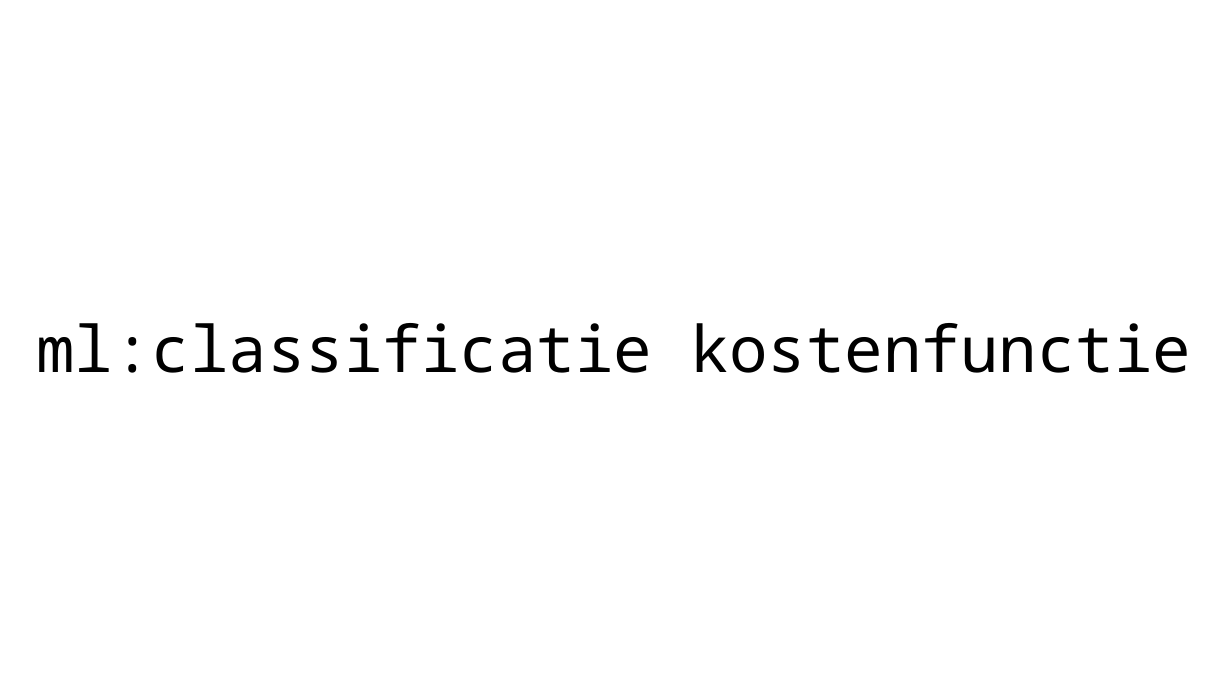
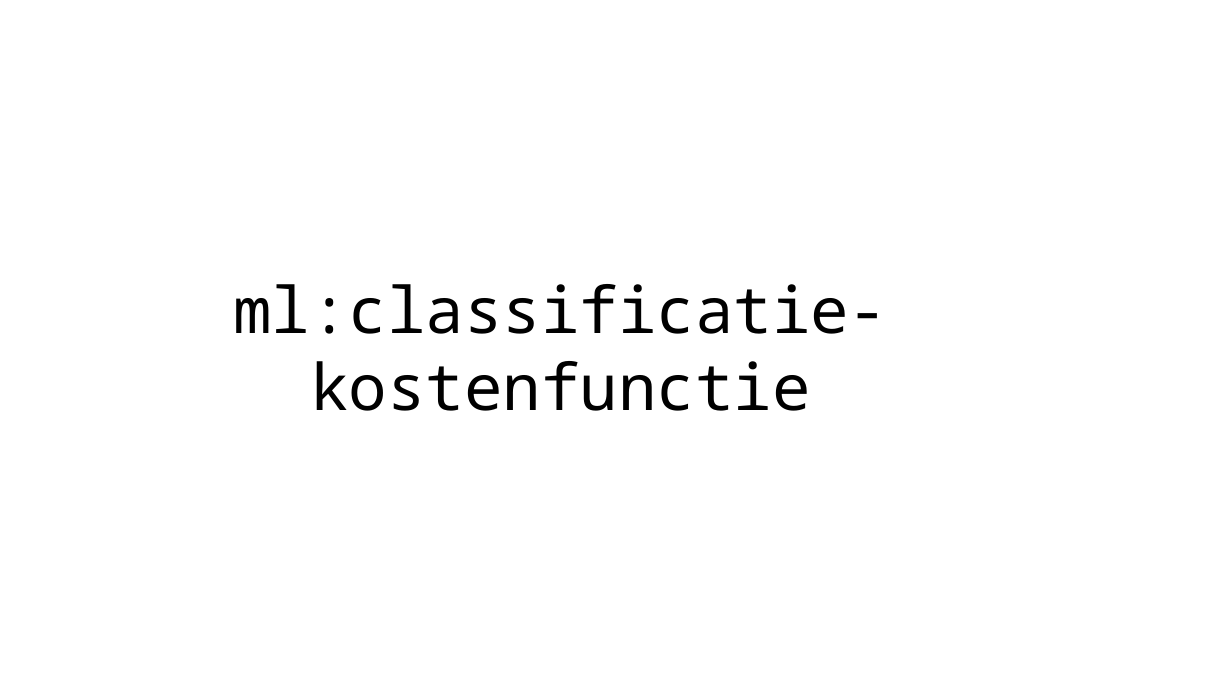
Before and after one commit to hanze-hbo-ict/Machine-Learning, a slide deck: slide 15 of docs/lectures/wk3/ML_wk3_Logistische_regressie.pptx (slide 14 before the commit). Drawn at 1232x693 pixels with LibreOffice and Linux fonts; fonts in the diff are those of the drawing. Boxes give left, top, right and bottom in pixels: in the first picture for what was removed or moved away, otherwise in the second. Text is boxed around its words. In the diff, an @@ line names an element or a change of style, - is before the commit and + after.

```diff
--- a/docs/lectures/wk3/ML_wk3_Logistische_regressie.pptx
+++ b/docs/lectures/wk3/ML_wk3_Logistische_regressie.pptx
@@ text at bbox=[233, 284, 887, 411]: text changed @@
-ml:classificatie kostenfunctie
+ml:classificatie-kostenfunctie
```
Also in this commit, not shown: 3 other slides changed, 1 slide added, 2 other files.
